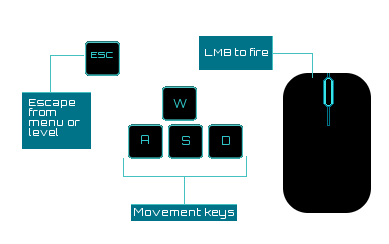
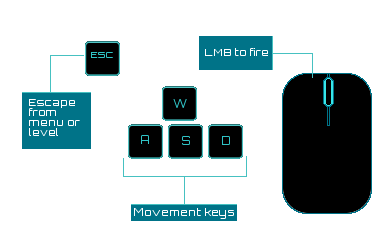
Layered file, before and after one edit (389 x 244). Changes by layer:
painted on "Pasted Layer" over [282, 73, 372, 214]
